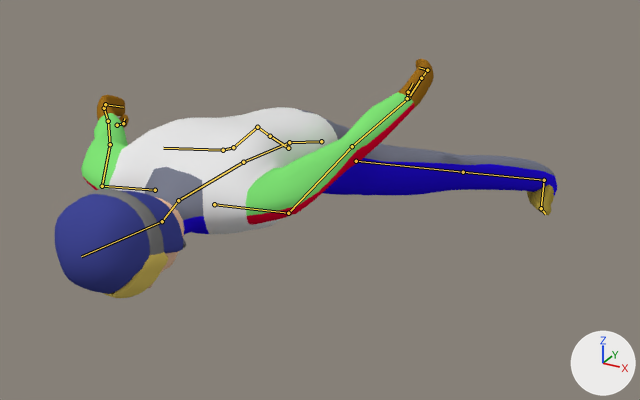
A saved change to the Blender file Assets/Models/Characters/jumper.blend.
Rendered twice from a 50 mm lens placed at (0.937, -2.501, 1.017), pointed at (0.022, -0.838, 0.185). The lights are fixed; the arrows at lower right show +X, +Y and +Z. The older version comes first. Both versions are drawn at frame 1 of the action 'Flight-Lo'; the numbers are the values there. The bones that change, and the others that lie on the model, are drawn over the model as lines.

The first picture shows 'Cube', 'Goggles', 'Helmet'.
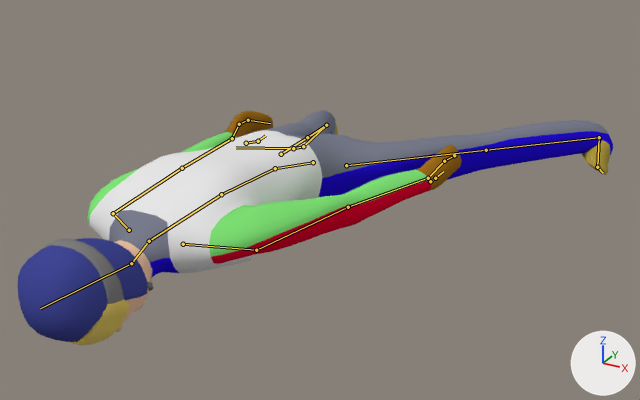
Changed parts and their boxes (x1, y1, x2, y2) in the pictures (640 x 400 px):
'Cube', posed (12% wider): before (81, 59, 557, 290); after (82, 110, 613, 338)
'Helmet', posed: before (55, 191, 186, 294); after (18, 238, 153, 342)
'Goggles', posed (6% narrower): before (75, 188, 168, 298); after (42, 238, 129, 345)
bone 'Hips', root to tip: before (321, 141) to (289, 142); after (313, 162) to (275, 168)
bone 'Upper Arm.L', root to tip: before (288, 213) to (352, 146); after (256, 250) to (348, 207)
bone 'Shoulder.R', root to tip: before (155, 190) to (102, 186); after (129, 230) to (113, 213)
bone 'Upper Leg.L', root to tip: before (356, 161) to (463, 172); after (346, 165) to (486, 150)
bone 'Upper Leg.R', root to tip: before (288, 148) to (270, 136); after (281, 154) to (307, 137)

The edits, one by one:
Bone 'Hips' (bone_hips) moves from (0.0, -0.484, 0.84) to (0.0, -0.52, 0.884).
Bone 'Hips' (bone_hips) turns from (69, 0, 0) to (72, -4, 3) degrees about its own x, y and z.
Bone 'Upper Arm.L' (bone_upper_arm_l) turns from (-3, -1, -20) to (12, -10, -14) degrees about its own x, y and z.
Bone 'Shoulder.R' (bone_shoulder_r) turns from (1, -4, -30) to (0, 0, 0) degrees about its own x, y and z.
Bone 'Upper Leg.L' (bone_upper_leg_l) moves from (0.001, 0.015, 0.037) to (0.0, 0.0, 0.0).
Bone 'Upper Leg.R' (bone_upper_leg_r) moves from (-0.001, 0.015, 0.037) to (0.0, 0.0, 0.0).
Bone 'Upper Leg.R' (bone_upper_leg_r) turns from (-25, 0, 2) to (0, 0, 0) degrees about its own x, y and z.
Bone 'Leg IK.L' (bone_leg_ik_l) moves from (0.332, 0.172, -0.132) to (0.584, 0.121, 0.115).
Bone 'Leg IK.R' (bone_leg_ik_r) moves from (-0.754, 0.172, -0.124) to (-0.332, 0.128, -0.045).
Bone 'Leg IK.R' (bone_leg_ik_r) turns from (5, 41, -5) to (4, 41, -6) degrees about its own x, y and z.
